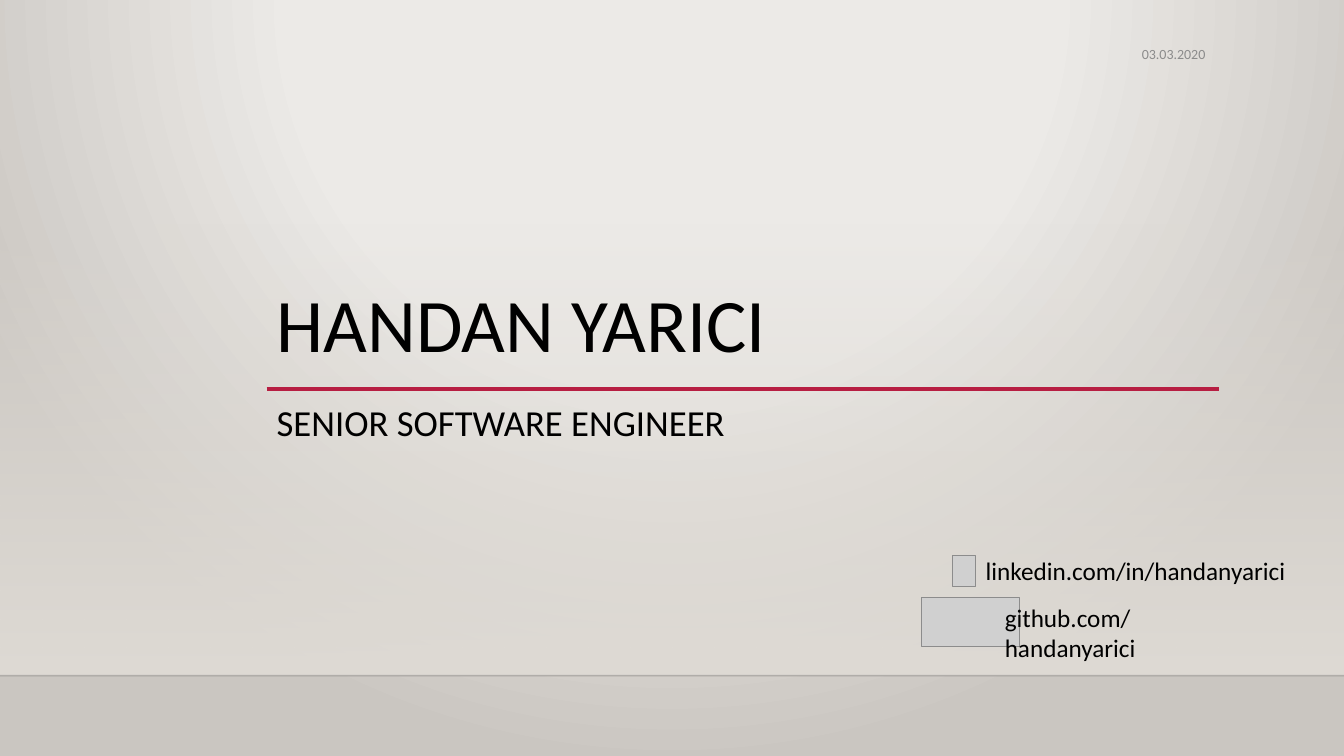
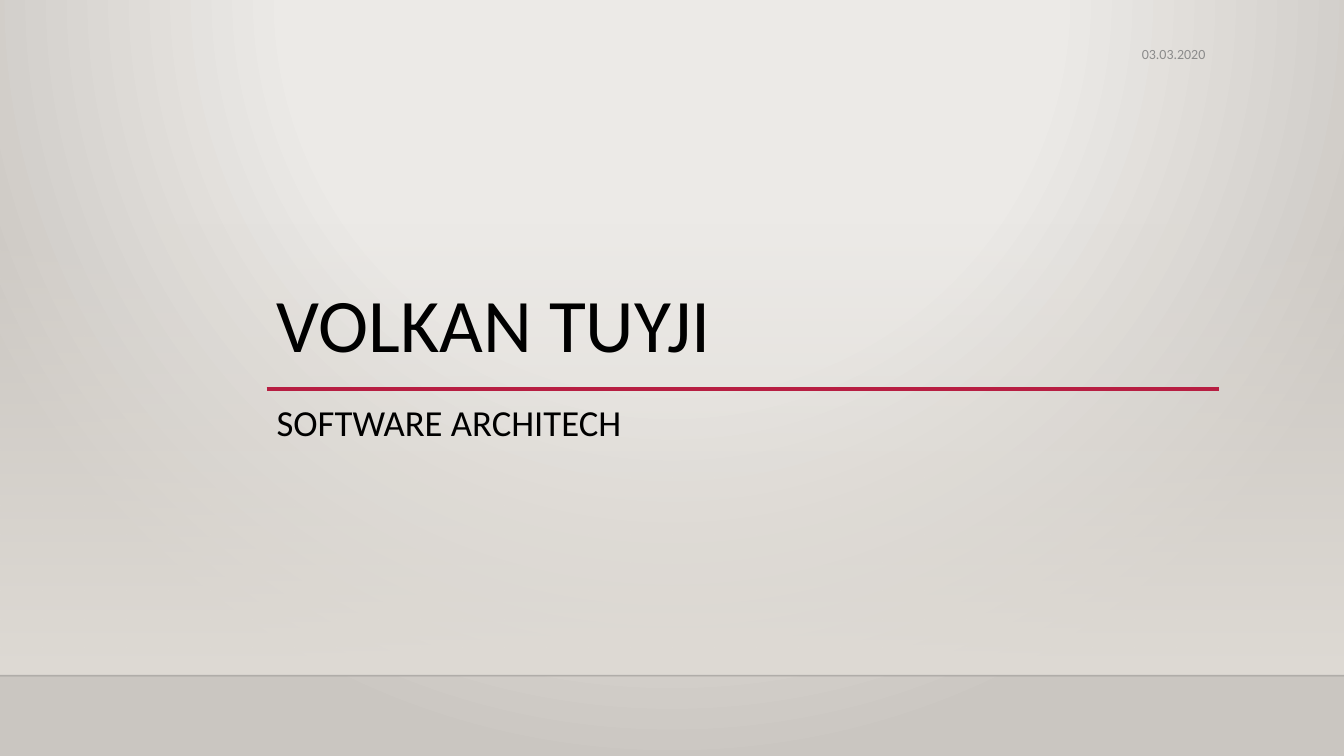
Before and after one commit to Tuyji/Medipol_OOP_2021, a slide deck: slide 1 of w4/w4_OOP_2021.pptx. Drawn at 1344x756 pixels with LibreOffice and Linux fonts; fonts in the diff are those of the drawing; grey boxes stand for pictures; background and template pictures are left out. Boxes give left, top, right and bottom in pixels: in the first picture for what was removed or moved away, otherwise in the second. Text is boxed around its words. In the diff, an @@ line names an element or a change of style, - is before the commit and + after.

```diff
--- a/w4/w4_OOP_2021.pptx
+++ b/w4/w4_OOP_2021.pptx
@@ title at (x1=277, y1=303, x2=710, y2=353): text changed @@
-HANDAN YARICI
+VOLKAN TUYJI
@@ subtitle at (x1=277, y1=412, x2=621, y2=437): text changed @@
-SENIOR SOFTWARE ENGINEER
+SOFTWARE ARCHITECH
@@ picture removed at (x1=953, y1=557, x2=976, y2=587) @@
@@ text removed at (x1=986, y1=562, x2=1285, y2=584) @@
-linkedin.com/in/handanyarici
@@ picture removed at (x1=922, y1=598, x2=1019, y2=647) @@
@@ text removed at (x1=1005, y1=607, x2=1136, y2=661) @@
-github.com/handanyarici
```
Also in this commit, not shown: 1 other slide changed, 1 slide removed, 11 other files.
